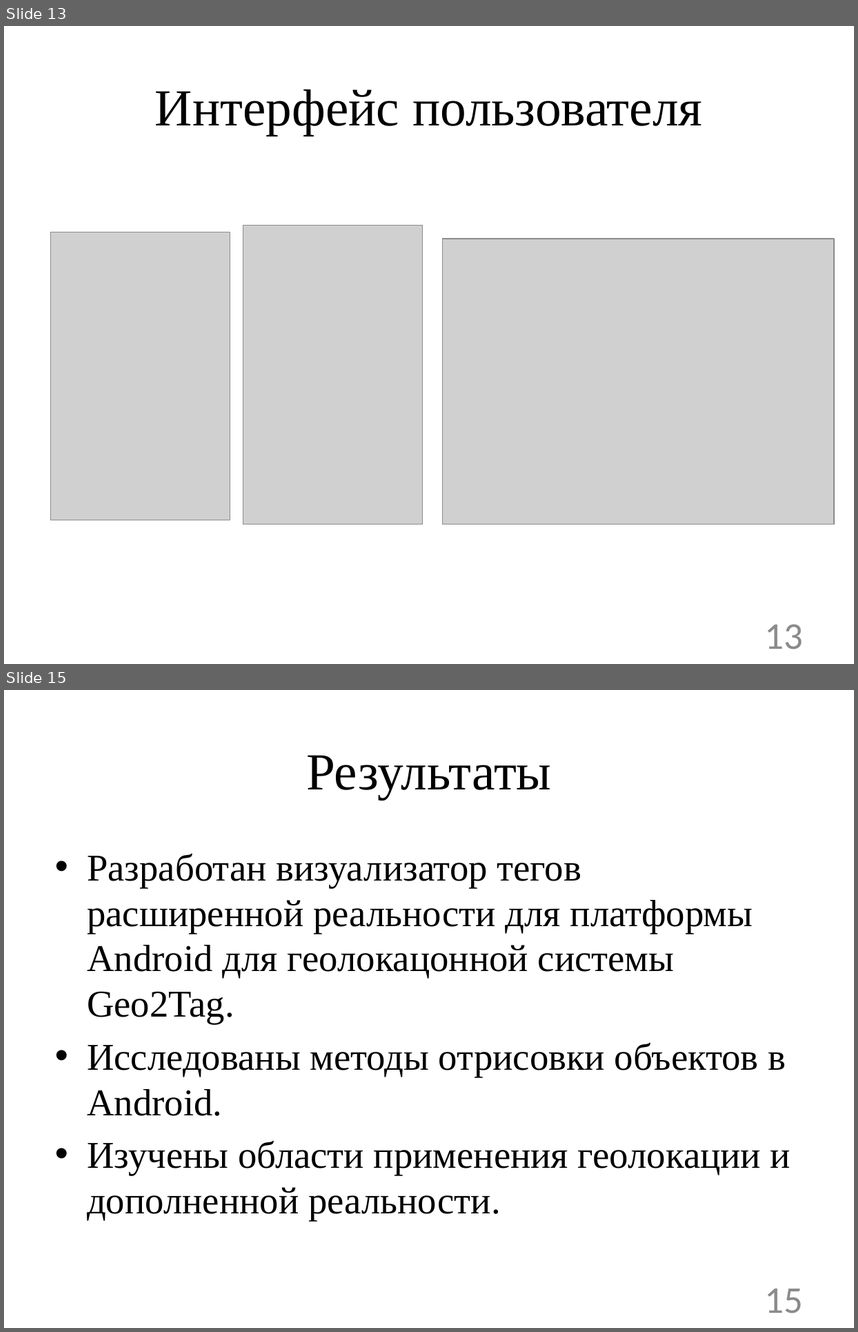
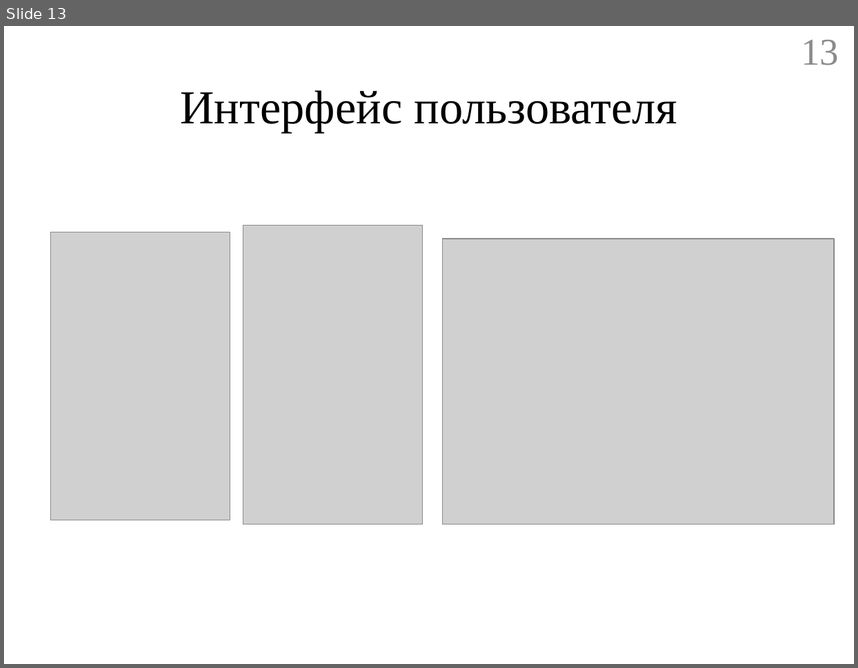
Before and after one commit to geo2tag/geocube, a slide deck: Диплом презентация.pptx. Shown one above the other, each under a label of ours: slides 13 and 15 before the commit, slide 13 after it; the slides between them are not shown. The pictures are 858x1332 and 858x668 pixels, drawn with LibreOffice and Linux fonts; fonts in the diff are those of the drawing; grey boxes stand for pictures. Boxes give left, top, right and bottom in pixels: in the first picture for what was removed or moved away, otherwise in the second. Text is boxed around its words. In the diff, an @@ line names an element or a change of style, - is before the commit and + after.

```diff
--- a/Диплом презентация.pptx
+++ b/Диплом презентация.pptx
@@ slide 15 removed at <box>4,690,854,1328</box>, background #FFFFFF @@
@@ title removed at <box>306,755,551,799</box> @@
-Результаты
@@ text removed at <box>87,853,791,1221</box> @@
-• Разработан визуализатор тегов расширенной реальности для платформы Android для геолокацонной системы Geo2Tag.
-• Исследованы методы отрисовки объектов в Android.
-• Изучены области применения геолокации и дополненной реальности.
@@ page number removed at <box>764,1288,802,1313</box> @@
-15
@@ slide 13 changed as well @@
@@ page number: place and size @@
-page number at <box>764,624,802,649</box>
+page number at <box>801,40,839,65</box>
@@ page number at <box>801,40,839,65</box>: font Calibri to Times New Roman @@
@@ title "Интерфейс пользователя" at <box>181,90,677,132</box>: size 44 to 40 pt @@
```
Also in this commit, not shown: 12 other slides changed, 1 slide added, 2 other slides removed, 1 other file.
